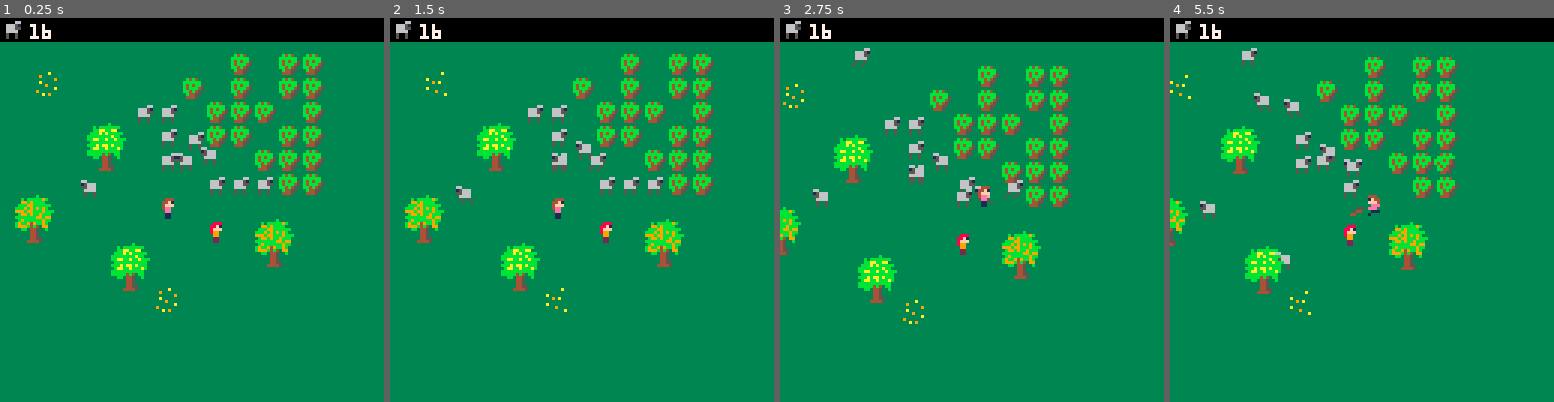
Above: before the commit, frames 1-4 (left to right).
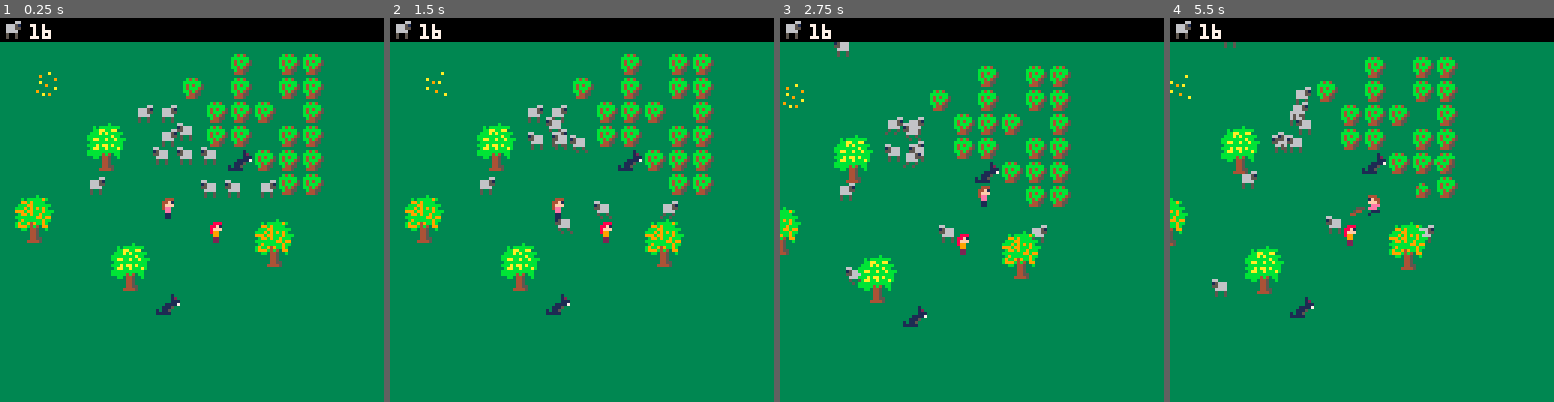
Above: after the commit, the same moments.

Repository: sdegutis/shepherdgame.com
Game: PICO-8 cartridge sheep.p8
The game is run twice, just before and just after one commit, with the same random seed, the same clock (stepped at 60 frames per second) and the same inputs.
Inputs:
- Up to frame 1 (0.25 s): no input
- Up to frame 2 (1.5 s): tap X (X key) at 0.33, 1.07 s; tap O (Z key) at 0.7 s
- Up to frame 3 (2.75 s): hold Right 1.6-2.1 s; tap O (Z key) at 1.7, 2.1, 2.5 s; tap X (X key) at 1.85 s; hold Up 2.15-2.42 s; hold Right from 2.47 s (still down)
- Up to frame 4 (5.5 s): tap O (Z key) every 0.4 s from 2.9 to 5.3 s; tap X (X key) at 2.97, 4.08, 5.2 s; release Right at 3.03 s; hold Left 3.08-3.58 s; hold Down 3.63-3.97 s; hold Right 4.02-4.68 s; hold Up 4.73-5.03 s; hold Left from 5.08 s (still down)

The runs differ from the first frame. In frame 1, 1.6% of the frame differs, in the area x 21-72%, y 27-78%; in frame 2, 2.1%; in frame 3, 2.3%; in frame 4, 2.8%, in the area x 7-69%, y 6-79%.

Commit message:
Sheep walk away from wolves

Diff:
--- a/sheep.p8
+++ b/sheep.p8
@@ -845,29 +845,24 @@
 
 		-- find owner
 		if e.pet and not e.friend then
-			local e2 = findrad(e,2,
-		 	{'player'})
-			e.friend = e2
-			return
+			e.friend=findrad(e,2,{'player'})
 		end
 
 		-- run from wolves
+		local w=findrad(e,2,{'wolf'})
+		if w then
+ 		e.mx = -sgn(w.x-e.x)
+ 		e.my = -sgn(w.y-e.y)
+ 		e.t = 30
+ 		return
+		end
+
 		-- follow sheep
-		local e2 = findrad(e,2,
-	 	{'wolf','sheep'})
-
+		local e2=findrad(e,2,{'sheep'})
 	 if e2 then
 	 	local dx=e2.x-e.x
 	 	local dy=e2.y-e.y
-
-	 	if e2.k == 'wolf' then
-	 		e.mx = -sgn(dx)
-	 		e.my = -sgn(dy)
-	 		e.t = 30
-	 		return
-	 	elseif e2.k == 'sheep' then
-	 		e.fellow = e2
-	 	end
+	 	e.fellow = e2
 	 end
 
 		-- otherwise choose action
@@ -1347,28 +1342,37 @@
 -- wolves
 
 function makewolf(x,y)
+	local offx=2
+	local offy=4
 	local e={
 		k='wolf',
-		x=x*8,
-		y=y*8,
-		w=6,
-		h=6,
-		offx=1,
-		offy=1,
+		x=x*8+offx,
+		y=y*8+offy,
+		w=3,
+		h=4,
+		offx=offx,
+		offy=offy,
 		t=0,
 		movable=true,
 		mx=0,
 		my=0,
-		speed=beespeed,
-		animt=0,
-		collide=bees_collide,
-		draw=drawbees,
-		tick=tickbees,
-		toss=tossbees,
-		throw=throwbees,
+		speed=1,
+		collide=wolf_collide,
+		draw=drawwolf,
+		tick=tickwolf,
 	}
 	add_to_emap(e)
 	return e
+end
+
+function wolf_collide(e,e2)
+end
+
+function drawwolf(e)
+	spr(10,e.x-e.offx,e.y-e.offy)
+end
+
+function tickwolf(e)
 end
 
 __gfx__
@@ -1525,7 +1529,7 @@
 0400000000000000000000000000000000000000000000000000000000000000000000000000000000000000000000000000000000000000000000000000000000000000000000000000000000080000000000030003000303000000000000000000000000000000000000000000000000000000000000000000000000000014
 0400000000000000000000000000000000000000000000000000000000000000000000000000000000000000000000000000000000000000000000000000000000000000000000000000090000000000000909003803030003000000000000000000000000000000000000000000000000000000000000000000000000000004
 0400000000000000000000000000000000000000000000000000000000000000000000000000000000000000000000000000000000000000000000050500000005050000000000000000000000000026270009090303000303000000000000000000000000000000000000000000000000000000000000000000000000000404
-0400000000000000000000000000000000000000000000000000000000000000000000000000000000000000000000000000000000000000000505051010101005050505000000000000000000000036090009090900030339000000000000000000000000000000000000000000000000000000000000000000000000000414
+040000000000000000000000000000000000000000000000000000000000000000000000000000000000000000000000000000000000000000050505101010100505050500000000000000000000003609000909090a030339000000000000000000000000000000000000000000000000000000000000000000000000000414
 0400000000000000000000000000000000000000000000000000000000000000000000000000000000000000000000000000000000000005050510101010101010101010050505000000000000000009000000000909090303000000000000000000000000000000000000000000000000000000000000000000000000000414
 140000000000000000000000000000000000000000000000000000000000000000000000000000000000000000000000000000000000050510101010102020202010101010100505000000002425000000000c000000000000000000000000000000000000000000000000000000000000000000000000000000000000000414
 0400000000000000000000000000000000000000000000000000000000000000000000000000000000000000000000000000000000000610101030202020202030202010101005050500000034080000000000000d00242500000000000000000000000000000000000000000000000000000000000000000000000000000414
